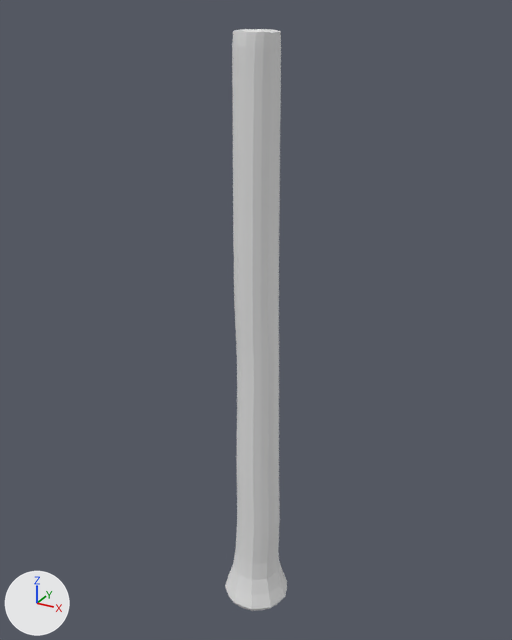
What one commit did to the glTF model static/models/forest/tree/TrunkLarge.glb.
The view is the same before and after, from a camera (50 mm lens) standing at (26.3, -47.9, 53.3) and looking at (-0.6, 1.1, 28.8). The axes (+X, +Y, +Z) are drawn at lower left. The lights are the same throughout. Where no turn or scale is listed for an object, it has been applied to the vertices.

In view in the first picture: 'Retopo_GROS TRONC.001'.
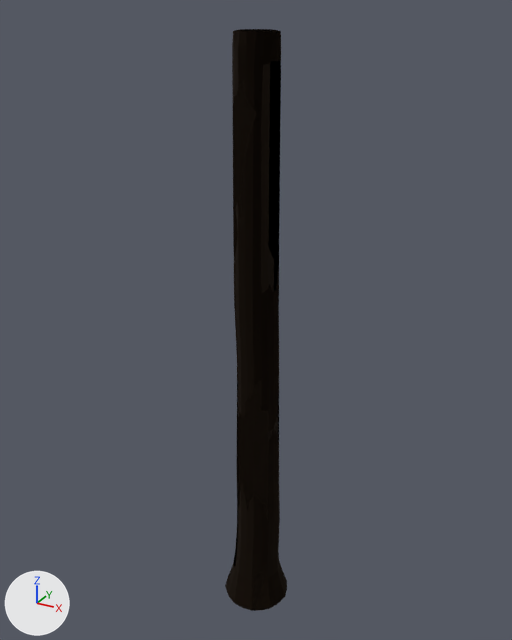
The newer file is also rescaled (x2.15), turned or shifted as a whole; pictures and numbers use the older file's frame.

Changed parts and their boxes [x1, y1, x2, y2] in the pictures (512 x 640 px):
'Retopo_GROS TRONC.001', recoloured (grey to black): [225, 29, 287, 611] in both

The change, as a diff of the scene's bpy script:
```diff
--- a/static/models/forest/tree/TrunkLarge.glb.py
+++ b/static/models/forest/tree/TrunkLarge.glb.py
@@ img_trunklarge_metallic_trunklarge_roughness @@
+img_trunklarge_metallic_trunklarge_roughness = load_image('TrunkLarge_Metallic-TrunkLarge_Roughness', '_unpacked/TrunkLarge_Metallic-TrunkLarge_Roughness', 2048, 2048, 'Non-Color')
@@ img_trunklarge_basecolor @@
+img_trunklarge_basecolor = load_image('TrunkLarge_BaseColor', '_unpacked/TrunkLarge_BaseColor', 2048, 2048, 'sRGB')
@@ img_trunklarge_height @@
+img_trunklarge_height = load_image('TrunkLarge_Height', '_unpacked/TrunkLarge_Height', 2048, 2048, 'Non-Color')
@@ mat_material @@
+mat_material = bpy.data.materials.new('Material')
+# uses the picture img_trunklarge_basecolor
+# uses the picture img_trunklarge_height
+# uses the picture img_trunklarge_metallic_trunklarge_roughness
@@ me_mesh @@
 me_mesh.from_pydata(...)  # 700 vertices, 1396 faces; spans x -3.1..3.2, y -3.1..3.1, z 0.0..51.9
+me_mesh.materials.append(mat_material)
```
